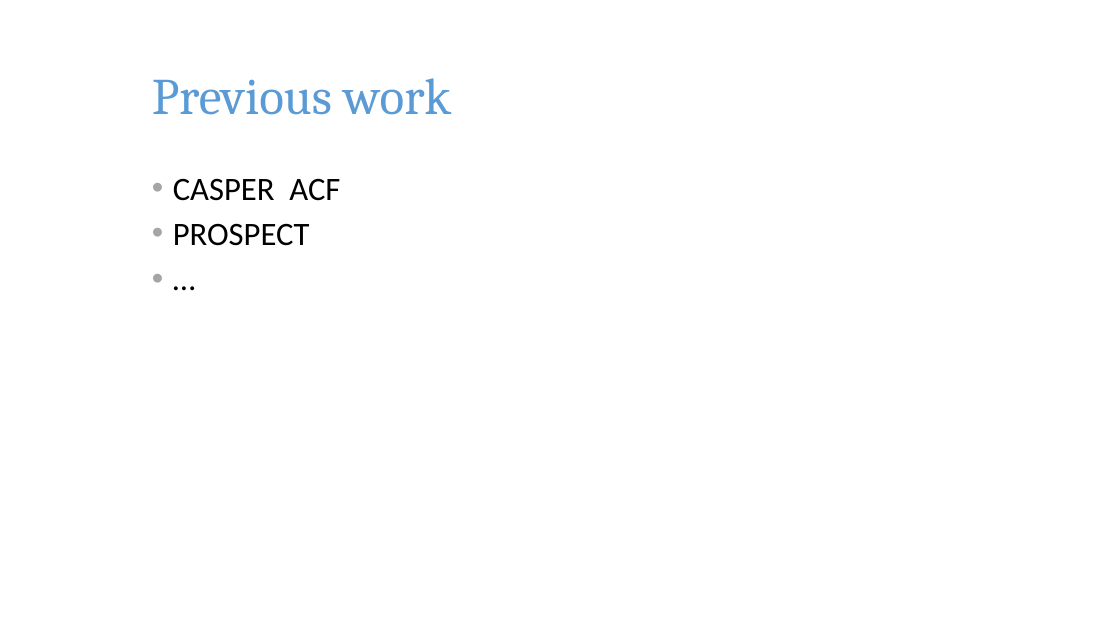
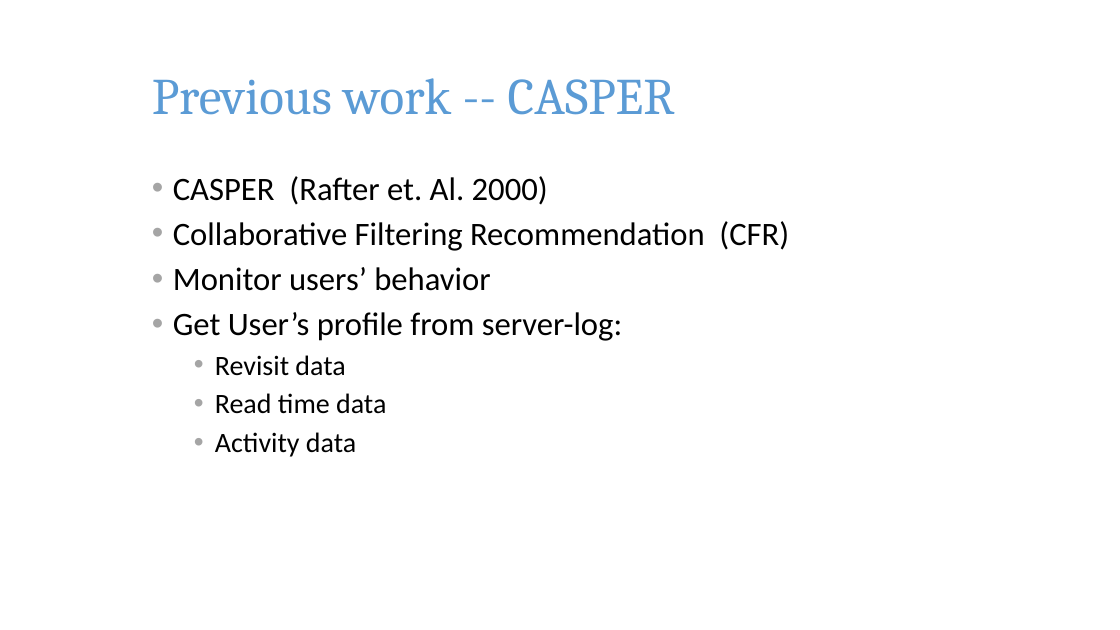
Before and after one commit to pkushiqiang/thesis, a slide deck: slide 9 of media/JobFinder.pptx. Drawn at 1120x630 pixels with LibreOffice and Linux fonts; fonts in the diff are those of the drawing; background and template pictures are left out. Boxes give left, top, right and bottom in pixels: in the first picture for what was removed or moved away, otherwise in the second. Text is boxed around its words. In the diff, an @@ line names an element or a change of style, - is before the commit and + after.

```diff
--- a/media/JobFinder.pptx
+++ b/media/JobFinder.pptx
@@ title at [152,78,675,115]: text changed @@
-Previous work
+Previous work -- CASPER
@@ text at [173,176,789,457]: text changed @@
-• CASPER ACF
-• PROSPECT
-• …
+• CASPER (Rafter et. Al. 2000)
+• Collaborative Filtering Recommendation (CFR)
+• Monitor users’ behavior
+• Get User’s profile from server-log:
+  • Revisit data
+  • Read time data
+  • Activity data
```
Also in this commit, not shown: 14 other slides changed, 11 slides added, 1 slide removed.
